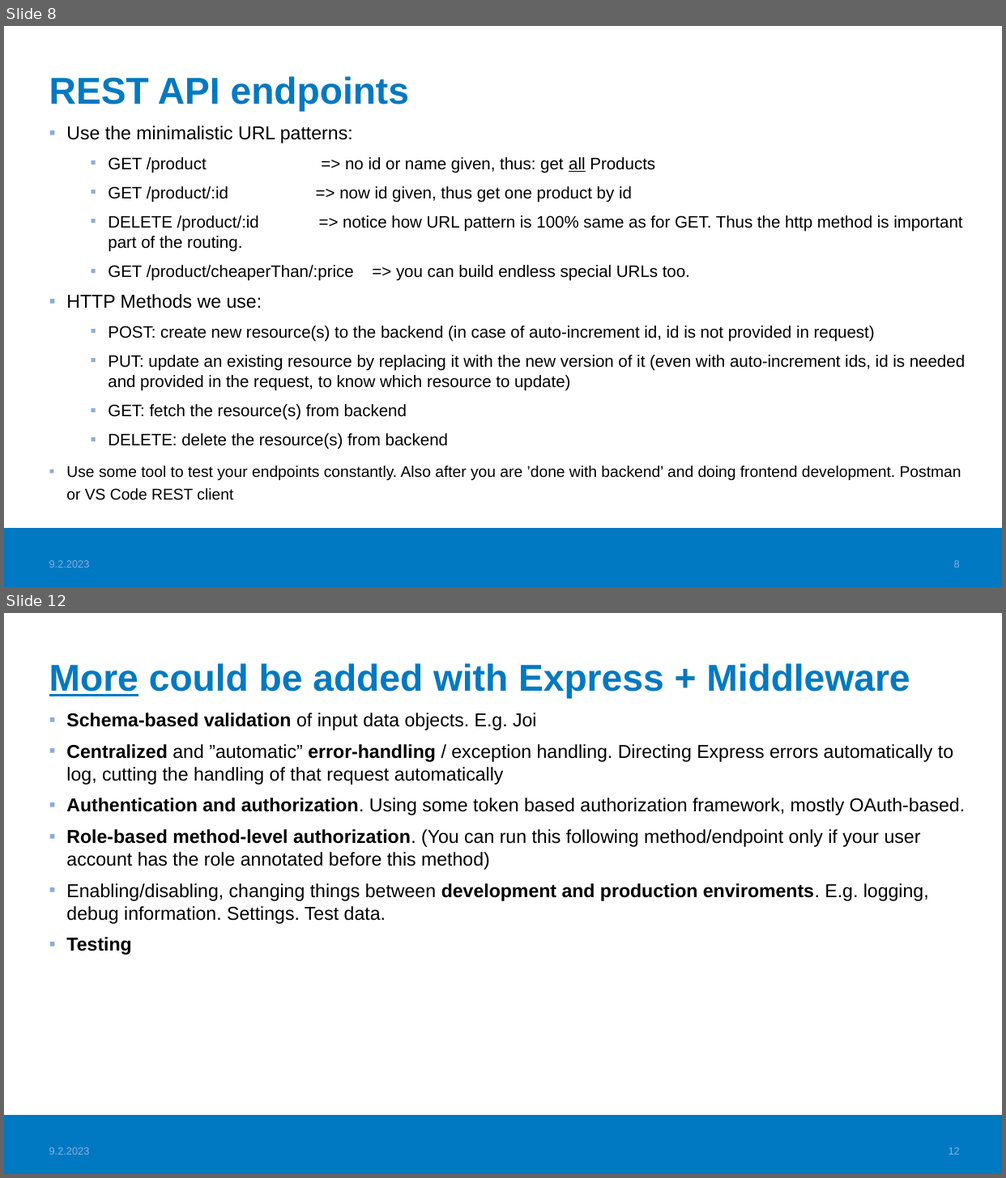
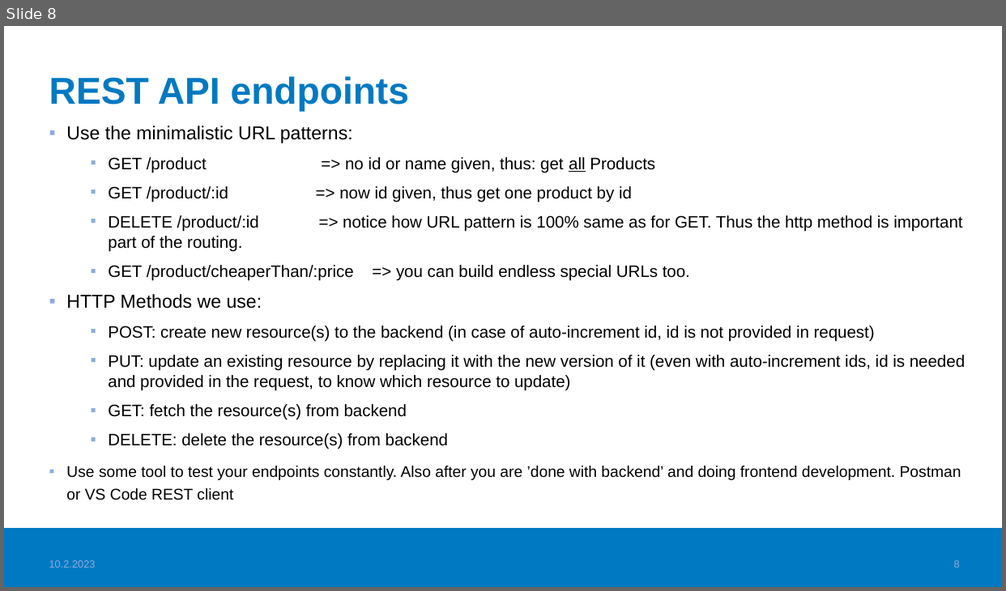
Before and after one commit to haagahelia/ohke-teknologiat, a slide deck: 05_es6_node/NodeJS_demo/02_nodejs/NodeJS.pptx. Shown one above the other, each under a label of ours: slides 8 and 12 before the commit, slide 8 after it; the slides between them are not shown. The pictures are 1006x1178 and 1006x591 pixels, drawn with LibreOffice and Linux fonts; fonts in the diff are those of the drawing; background and template pictures are left out. Boxes give left, top, right and bottom in pixels: in the first picture for what was removed or moved away, otherwise in the second. Text is boxed around its words. In the diff, an @@ line names an element or a change of style, - is before the commit and + after.

Commit message:
Split NodeJs.pdf to three files, incl. Express and What else could be added to project. Additions

```diff
--- a/05_es6_node/NodeJS_demo/02_nodejs/NodeJS.pptx
+++ b/05_es6_node/NodeJS_demo/02_nodejs/NodeJS.pptx
@@ slide 12 removed at box(4, 613, 1002, 1174), background #FFFFFF; not listed: 1 template element that a slide beside it also shows @@
@@ title removed at box(49, 663, 910, 699) @@
-More could be added with Express + Middleware
@@ text removed at box(66, 713, 965, 955) @@
-▪ Schema-based validation of input data objects. E.g. Joi
-▪ Centralized and ”automatic” error-handling / exception handling. Directing Express errors automatically to log, cutting the handling of that request automatically
-▪ Authentication and authorization. Using some token based authorization framework, mostly OAuth-based.
-▪ Role-based method-level authorization. (You can run this following method/endpoint only if your user account has the role annotated before this method)
-▪ Enabling/disabling, changing things between development and production enviroments. E.g. logging, debug information. Settings. Test data.
-▪ Testing
@@ text removed at box(49, 1148, 90, 1155) @@
-9.2.2023
@@ page number removed at box(948, 1148, 960, 1155) @@
-12
@@ slide 8 changed as well @@
@@ text at box(49, 561, 96, 568): text changed @@
-9.2.2023
+10.2.2023
```
Also in this commit, not shown: 7 other slides changed, 3 other slides removed, 6 other files.
